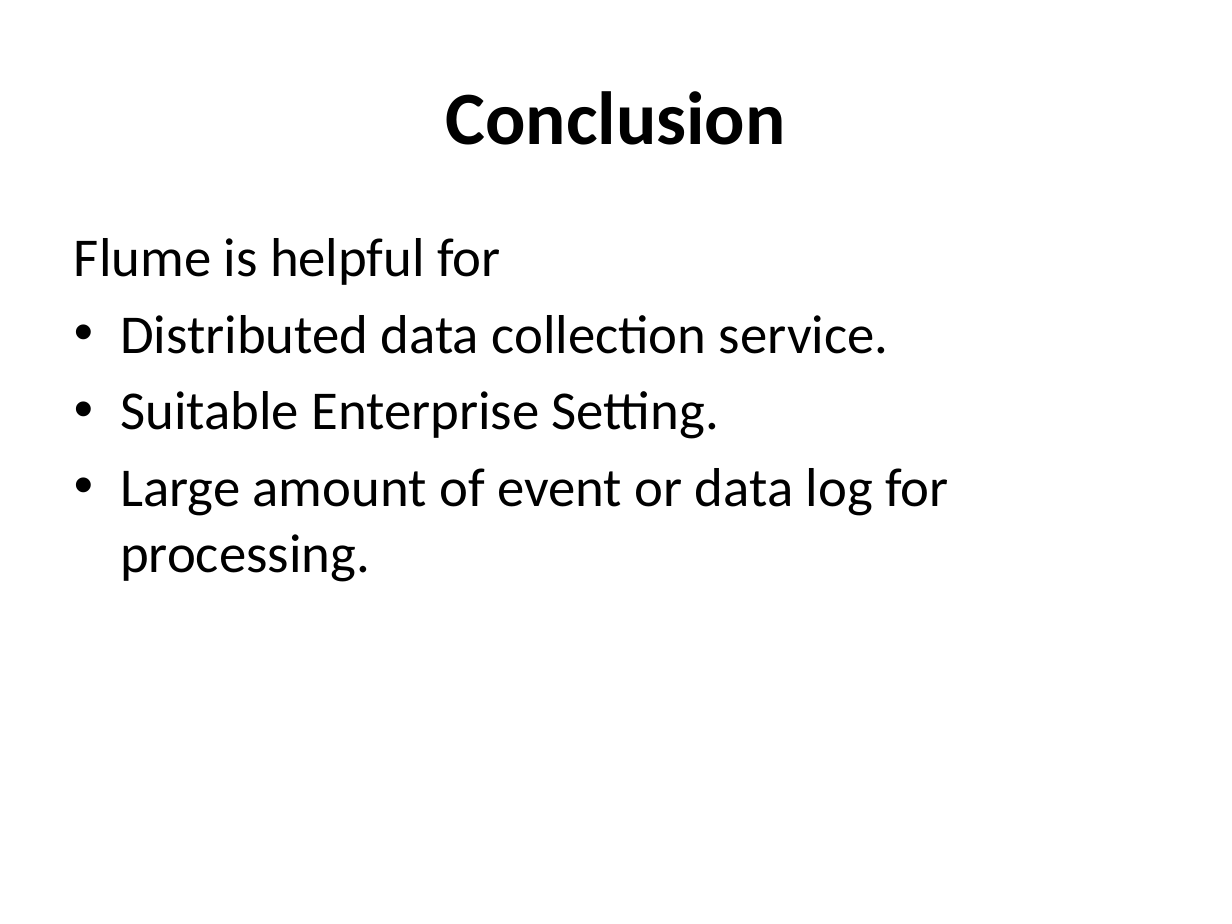
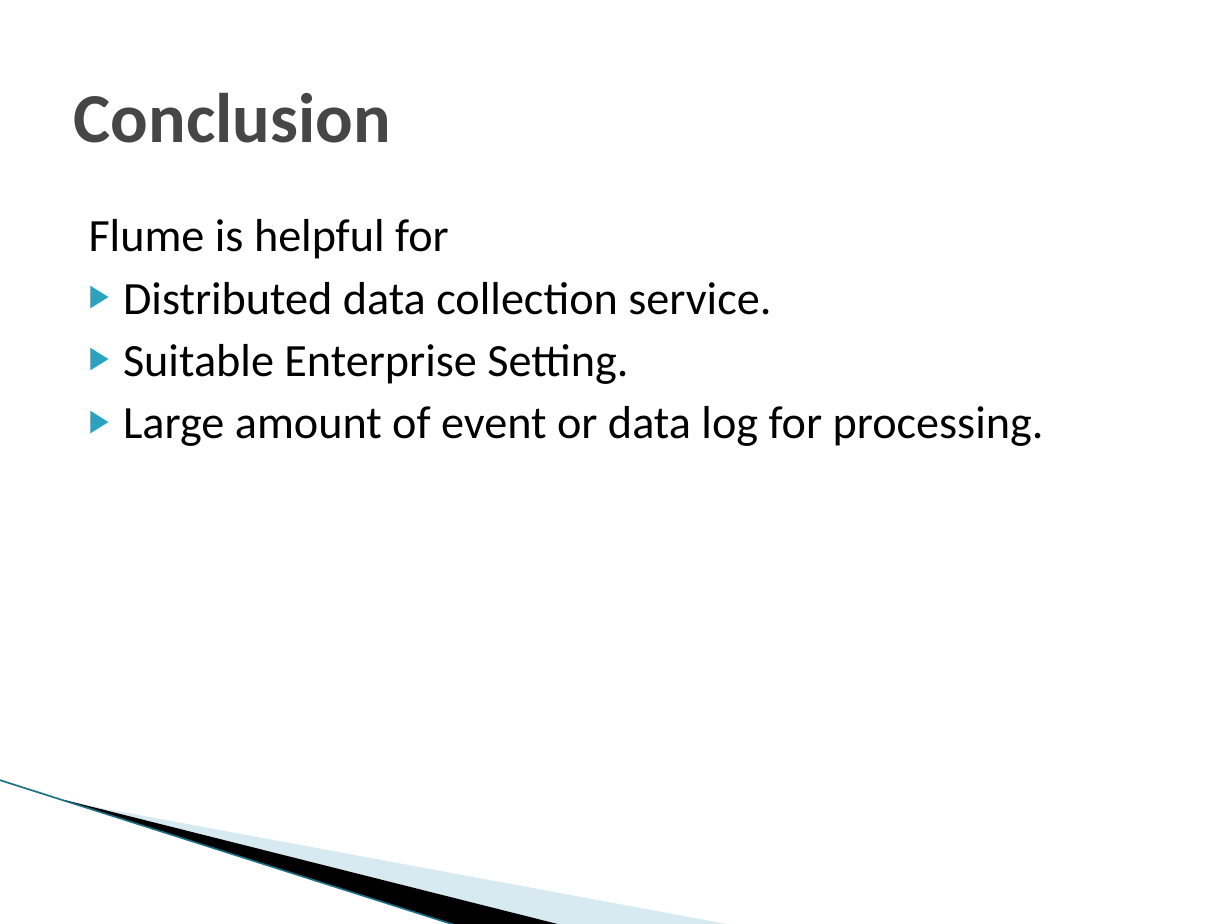
Before and after one commit to vinilkumar/CS5590VC, a slide deck: slide 13 of Midterm files/Apache Flume.pptx (slide 11 before the commit). Drawn at 1232x924 pixels with LibreOffice and Linux fonts; fonts in the diff are those of the drawing; background and template pictures are left out. Boxes give left, top, right and bottom in pixels: in the first picture for what was removed or moved away, otherwise in the second. Text is boxed around its words. In the diff, an @@ line names an element or a change of style, - is before the commit and + after.

```diff
--- a/Midterm files/Apache Flume.pptx
+++ b/Midterm files/Apache Flume.pptx
@@ title "Conclusion" at (74, 93, 391, 143): size 44 to 41 pt, text colour #000000 to #464646; alignment centre to left @@
@@ text "Flume is helpful for": place and size @@
-text "Flume is helpful for" at (74, 238, 948, 582)
+text "Flume is helpful for" at (89, 219, 1044, 446)
@@ text "Flume is helpful for" at (89, 219, 1044, 446): size 32 to 27 pt; indent changed; less space between paragraphs; bullet • to ▶ @@
@@ line added from (0, 780) to (457, 924), #97C5D8 0.95 pt @@
@@ freeform shape added at (65, 800, 563, 924), fill #000000 @@
@@ freeform shape added at (68, 801, 733, 924), fill #A0CBDC at 40% opacity @@
```
Also in this commit, not shown: 10 other slides changed, 3 slides added.
